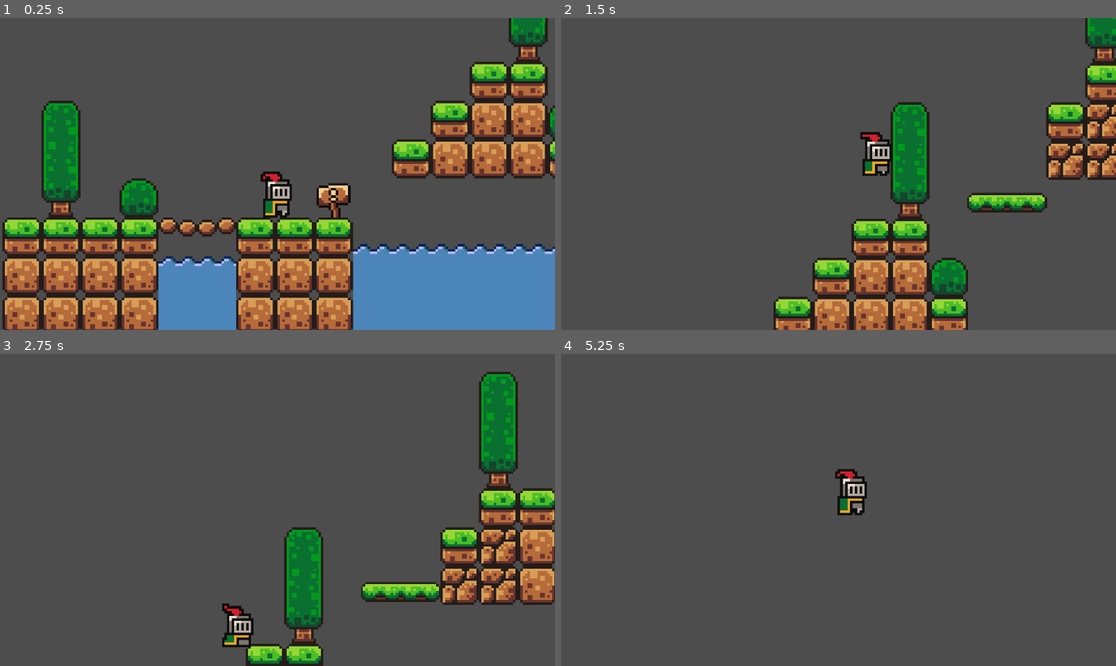
Above: before the commit, frames 1-4 (two rows, left to right).
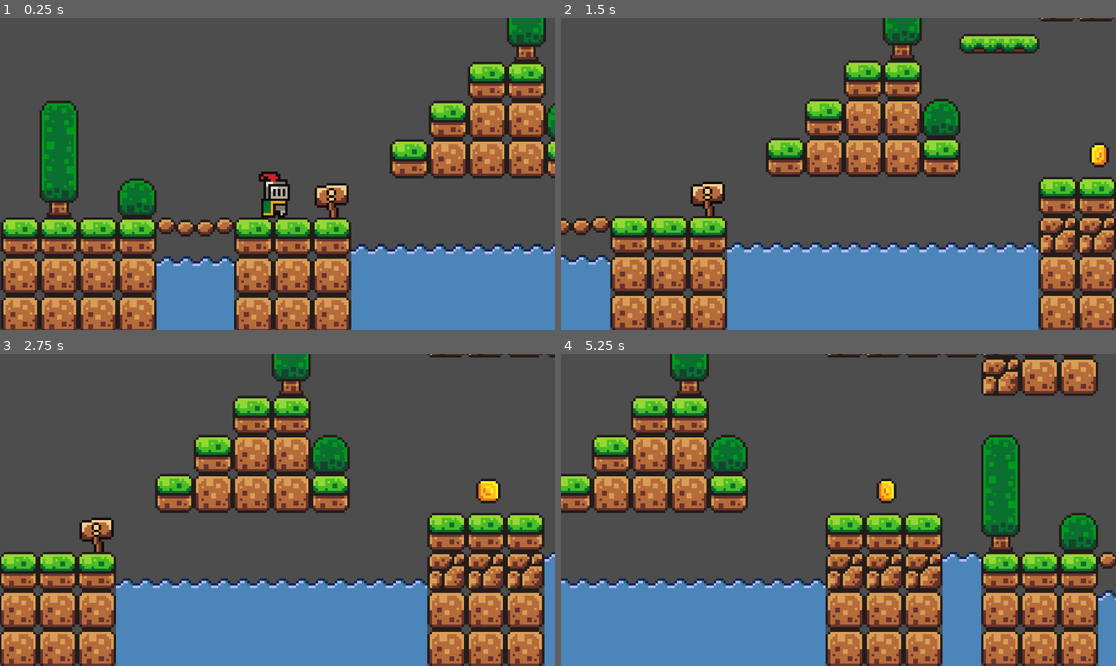
Above: after the commit, the same moments.

Repository: rrafliadytm/Prototye-Game
Game: Godot game, scene res://scenes/game.tscn
Same seed, same stepped clock (60 frames per second), same inputs: the game is played once before the commit and once after it.
Inputs:
- Up to frame 1 (0.25 s): no input
- Up to frame 2 (1.5 s): hold Right (ui_right) from 0.53 s (still down); tap Up (ui_up) at 0.6, 0.77, 1.07, 1.35 s
- Up to frame 3 (2.75 s): tap Up (ui_up) at 1.52, 1.82, 2.1 s; release Right (ui_right) at 2.03 s; hold Left (ui_left) from 2.03 s (still down)
- Up to frame 4 (5.25 s): release Left (ui_left) at 2.78 s; hold Right (ui_right) 2.78-4.28 s; tap Up (ui_up) at 2.85, 3.02, 3.32, 3.6, 3.77, 4.07, 4.35, 4.52, 4.82, 5.1 s; hold Left (ui_left) 4.28-5.03 s; hold Right (ui_right) from 5.03 s (still down)

The runs differ from the first frame. In frame 1, 11% of the frame differs, in the area x 0-100%, y 0-100%; in frame 2, 50%; in frame 3, 48%; in frame 4, 51%.

Commit message:
coin_settings

Diff:
--- /dev/null
+++ b/scenes/coin.tscn
@@ -0,0 +1,127 @@
+[gd_scene load_steps=18 format=3 uid="uid://cyq3bviylyc17"]
+
+[ext_resource type="Script" uid="uid://df36a61nfwdpk" path="res://scripts/coin.gd" id="1_i64fm"]
+[ext_resource type="Texture2D" uid="uid://vtxfkv4e5ttd" path="res://assets/sprites/coin.png" id="1_rwqht"]
+
+[sub_resource type="AtlasTexture" id="AtlasTexture_i64fm"]
+atlas = ExtResource("1_rwqht")
+region = Rect2(0, 0, 16, 16)
+
+[sub_resource type="AtlasTexture" id="AtlasTexture_11l1o"]
+atlas = ExtResource("1_rwqht")
+region = Rect2(16, 0, 16, 16)
+
+[sub_resource type="AtlasTexture" id="AtlasTexture_d14el"]
+atlas = ExtResource("1_rwqht")
+region = Rect2(32, 0, 16, 16)
+
+[sub_resource type="AtlasTexture" id="AtlasTexture_1ikuy"]
+atlas = ExtResource("1_rwqht")
+region = Rect2(48, 0, 16, 16)
+
+[sub_resource type="AtlasTexture" id="AtlasTexture_wnlwo"]
+atlas = ExtResource("1_rwqht")
+region = Rect2(64, 0, 16, 16)
+
+[sub_resource type="AtlasTexture" id="AtlasTexture_jig8b"]
+atlas = ExtResource("1_rwqht")
+region = Rect2(80, 0, 16, 16)
+
+[sub_resource type="AtlasTexture" id="AtlasTexture_xmuha"]
+atlas = ExtResource("1_rwqht")
+region = Rect2(96, 0, 16, 16)
+
+[sub_resource type="AtlasTexture" id="AtlasTexture_kfxoj"]
+atlas = ExtResource("1_rwqht")
+region = Rect2(112, 0, 16, 16)
+
+[sub_resource type="AtlasTexture" id="AtlasTexture_jsmju"]
+atlas = ExtResource("1_rwqht")
+region = Rect2(128, 0, 16, 16)
+
+[sub_resource type="AtlasTexture" id="AtlasTexture_s0mny"]
+atlas = ExtResource("1_rwqht")
+region = Rect2(144, 0, 16, 16)
+
+[sub_resource type="AtlasTexture" id="AtlasTexture_7cc30"]
+atlas = ExtResource("1_rwqht")
+region = Rect2(160, 0, 16, 16)
+
+[sub_resource type="AtlasTexture" id="AtlasTexture_rojmm"]
+atlas = ExtResource("1_rwqht")
+region = Rect2(176, 0, 16, 16)
+
+[sub_resource type="SpriteFrames" id="SpriteFrames_ls27i"]
+animations = [{
+"frames": [{
+"duration": 1.0,
+"texture": SubResource("AtlasTexture_i64fm")
+}, {
+"duration": 1.0,
+"texture": SubResource("AtlasTexture_11l1o")
+}, {
+"duration": 1.0,
+"texture": SubResource("AtlasTexture_d14el")
+}, {
+"duration": 1.0,
+"texture": SubResource("AtlasTexture_1ikuy")
+}, {
+"duration": 1.0,
+"texture": SubResource("AtlasTexture_wnlwo")
+}, {
+"duration": 1.0,
+"texture": SubResource("AtlasTexture_jig8b")
+}, {
+"duration": 1.0,
+"texture": SubResource("AtlasTexture_xmuha")
+}, {
+"duration": 1.0,
+"texture": SubResource("AtlasTexture_kfxoj")
+}, {
+"duration": 1.0,
+"texture": SubResource("AtlasTexture_jsmju")
+}, {
+"duration": 1.0,
+"texture": SubResource("AtlasTexture_s0mny")
+}, {
+"duration": 1.0,
+"texture": SubResource("AtlasTexture_7cc30")
+}, {
+"duration": 1.0,
+"texture": SubResource("AtlasTexture_rojmm")
+}],
+"loop": true,
+"name": &"default",
+"speed": 15.0
+}]
+
+[sub_resource type="GDScript" id="GDScript_rwqht"]
+script/source = "extends AnimatedSprite2D
+
+
+# Called when the node enters the scene tree for the first time.
+func _ready() -> void:
+	pass # Replace with function body.
+
+
+# Called every frame. 'delta' is the elapsed time since the previous frame.
+func _process(delta: float) -> void:
+	pass
+"
+
+[sub_resource type="CircleShape2D" id="CircleShape2D_ssuvv"]
+
+[node name="Coin" type="Area2D"]
+script = ExtResource("1_i64fm")
+
+[node name="AnimatedSprite2D" type="AnimatedSprite2D" parent="."]
+sprite_frames = SubResource("SpriteFrames_ls27i")
+autoplay = "default"
+frame_progress = 0.86962
+script = SubResource("GDScript_rwqht")
+
+[node name="CollisionShape2D" type="CollisionShape2D" parent="."]
+scale = Vector2(0.549992, 0.549992)
+shape = SubResource("CircleShape2D_ssuvv")
+
+[connection signal="body_entered" from="." to="." method="_on_body_entered"]
--- a/scenes/game.tscn
+++ b/scenes/game.tscn
@@ -1,8 +1,9 @@
-[gd_scene load_steps=11 format=3 uid="uid://k1py25xq420i"]
+[gd_scene load_steps=12 format=3 uid="uid://k1py25xq420i"]
 
 [ext_resource type="PackedScene" uid="uid://bhlk87htdwxgm" path="res://scenes/player.tscn" id="1_uwrxv"]
 [ext_resource type="PackedScene" uid="uid://cs2q71m3ppplr" path="res://scenes/platform.tscn" id="2_lnu2h"]
 [ext_resource type="Texture2D" uid="uid://drp8o7df8lhhf" path="res://assets/sprites/world_tileset.png" id="3_lbhrr"]
+[ext_resource type="PackedScene" uid="uid://cyq3bviylyc17" path="res://scenes/coin.tscn" id="4_lbhrr"]
 
 [sub_resource type="TileSetAtlasSource" id="TileSetAtlasSource_p57ef"]
 texture = ExtResource("3_lbhrr")
@@ -201,6 +202,21 @@
 physics_layer_0/collision_layer = 1
 sources/2 = SubResource("TileSetAtlasSource_p57ef")
 
+[sub_resource type="Animation" id="Animation_iywne"]
+length = 0.001
+tracks/0/type = "value"
+tracks/0/imported = false
+tracks/0/enabled = true
+tracks/0/path = NodePath(".:position")
+tracks/0/interp = 1
+tracks/0/loop_wrap = true
+tracks/0/keys = {
+"times": PackedFloat32Array(0),
+"transitions": PackedFloat32Array(1),
+"update": 0,
+"values": [Vector2(392, 11)]
+}
+
 [sub_resource type="Animation" id="Animation_lbhrr"]
 resource_name = "move"
 loop_mode = 2
@@ -217,21 +233,6 @@
 "values": [Vector2(144, -28), Vector2(144, -108)]
 }
 
-[sub_resource type="Animation" id="Animation_iywne"]
-length = 0.001
-tracks/0/type = "value"
-tracks/0/imported = false
-tracks/0/enabled = true
-tracks/0/path = NodePath(".:position")
-tracks/0/interp = 1
-tracks/0/loop_wrap = true
-tracks/0/keys = {
-"times": PackedFloat32Array(0),
-"transitions": PackedFloat32Array(1),
-"update": 0,
-"values": [Vector2(392, 11)]
-}
-
 [sub_resource type="Animation" id="Animation_lnu2h"]
 resource_name = "move1"
 loop_mode = 2
@@ -272,6 +273,10 @@
 position = Vector2(0, -19)
 scale = Vector2(0.918292, 0.889376)
 zoom = Vector2(5.05, 5.05)
+limit_left = -112
+limit_top = -225
+limit_bottom = 47
+limit_smoothed = true
 position_smoothing_enabled = true
 
 [node name="platform" parent="." instance=ExtResource("2_lnu2h")]
@@ -300,3 +305,26 @@
 position = Vector2(-109, 0)
 rotation = 1.57079
 shape = SubResource("WorldBoundaryShape2D_yqjtg")
+
+[node name="StaticBody2D2" type="StaticBody2D" parent="."]
+
+[node name="CollisionShape2D" type="CollisionShape2D" parent="StaticBody2D2"]
+position = Vector2(205, -220)
+rotation = 3.14159
+scale = Vector2(4.04, 1)
+shape = SubResource("WorldBoundaryShape2D_yqjtg")
+
+[node name="Coin" parent="." instance=ExtResource("4_lbhrr")]
+position = Vector2(185, -25)
+
+[node name="Coin2" parent="." instance=ExtResource("4_lbhrr")]
+position = Vector2(327, -6)
+
+[node name="Coin3" parent="." instance=ExtResource("4_lbhrr")]
+position = Vector2(327, -105)
+
+[node name="Coin4" parent="." instance=ExtResource("4_lbhrr")]
+position = Vector2(343, -105)
+
+[node name="Coin5" parent="." instance=ExtResource("4_lbhrr")]
+position = Vector2(472, -8)
--- /dev/null
+++ b/scripts/coin.gd
@@ -0,0 +1,5 @@
+extends Area2D
+
+func _on_body_entered(body: Node2D) -> void:
+	print ("+1 Coin")
+	queue_free()
--- a/scripts/player.gd
+++ b/scripts/player.gd
@@ -11,14 +11,17 @@
 		velocity += get_gravity() * delta
 
 	# Handle jump.
-	if Input.is_action_just_pressed("ui_up") and is_on_floor():
+	if Input.is_key_pressed(KEY_W) and is_on_floor():
 		velocity.y = JUMP_VELOCITY
 
-	if Input.is_action_just_pressed("ui_up") and not is_on_floor():
+	if Input.is_key_pressed(KEY_W) and not is_on_floor():
 		velocity.y = JUMP_VELOCITY
 
 	# Get the input direction and handle the movement/deceleration.
 	# As good practice, you should replace UI actions with custom gameplay actions.
+
+
+
 	var direction := Input.get_axis("ui_left", "ui_right")
 	if direction:
 		velocity.x = direction * SPEED
Not shown, added: scripts/coin.gd.uid
